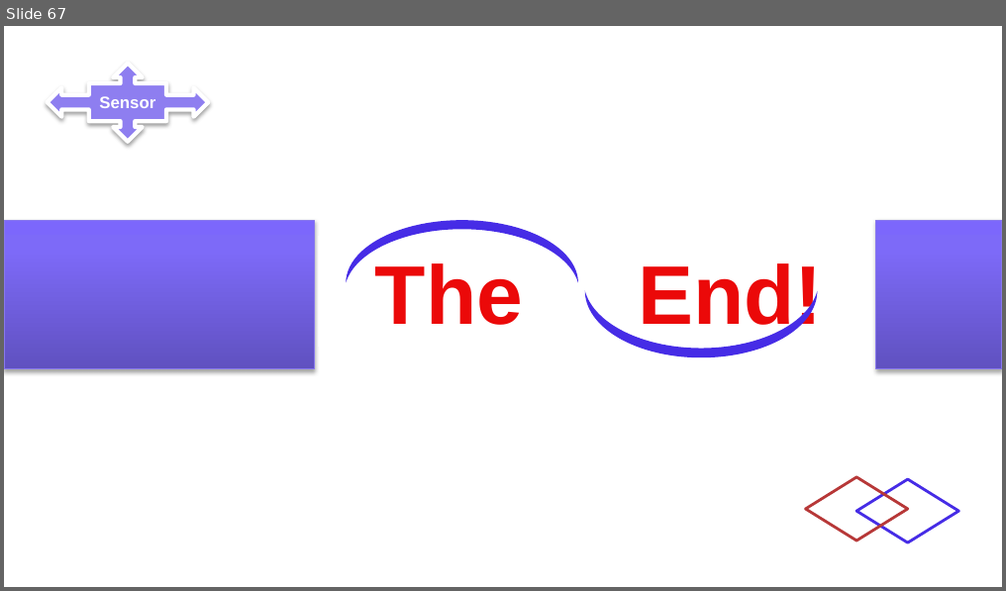
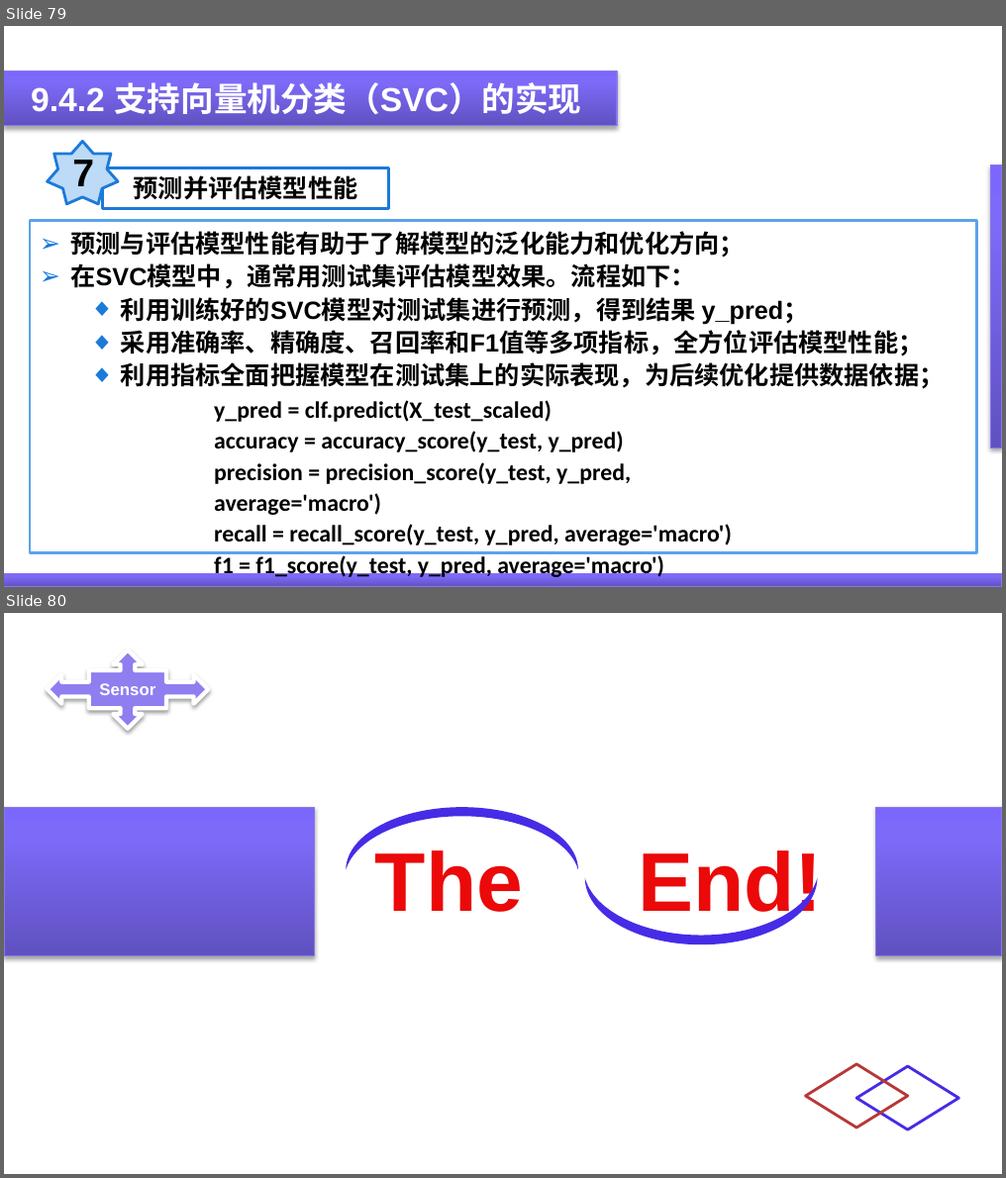
Before and after one commit to ygydq/zncgqjssg, a slide deck: PPT/第9章 支持向量机及其在智能传感器系统中的应用.pptx. Shown one above the other, each under a label of ours: slide 67 before the commit, slides 79 and 80 after it. The pictures are 1006x591 and 1006x1178 pixels, drawn with LibreOffice and Linux fonts; fonts in the diff are those of the drawing. Boxes give left, top, right and bottom in pixels: in the first picture for what was removed or moved away, otherwise in the second. Text is boxed around its words. In the diff, an @@ line names an element or a change of style, - is before the commit and + after.

```diff
--- a/PPT/第9章 支持向量机及其在智能传感器系统中的应用.pptx
+++ b/PPT/第9章 支持向量机及其在智能传感器系统中的应用.pptx
@@ slide 79 added at bbox=[4, 26, 1002, 587], background #FFFFFF @@
@@ rectangle added at bbox=[4, 71, 617, 126], fill gradient #6151C0 to #7E6AF9 to #7C67FD, outline #8978ED 0.75 pt @@
@@ text added at bbox=[31, 82, 581, 120], 24 pt, text #FFFFFF, bold @@
+9.4.2 支持向量机分类（SVC）的实现
@@ star added at bbox=[47, 141, 118, 203], fill #BDDAF7, outline #1B7ADA 2 pt, 28 pt, text #000000, bold @@
+7
@@ rectangle added at bbox=[102, 168, 388, 207], fill #FFFFFF, outline #1B7ADA 2 pt, 18 pt, text #000000, bold @@
+预测并评估模型性能
@@ rectangle added at bbox=[990, 166, 1002, 448], fill gradient #6151C0 to #7E6AF9 to #7C67FD, outline #8978ED 0.75 pt @@
@@ rectangle added at bbox=[30, 221, 977, 554], fill #FFFFFF, outline #5BA3EB 2 pt, 18 pt, text #000000, bold @@
+➢ 预测与评估模型性能有助于了解模型的泛化能力和优化方向；
+➢ 在SVC模型中，通常用测试集评估模型效果。流程如下：
+  ◆ 利用训练好的SVC模型对测试集进行预测，得到结果 y_pred；
+  ◆ 采用准确率、精确度、召回率和F1值等多项指标，全方位评估模型性能；
+  ◆ 利用指标全面把握模型在测试集上的实际表现，为后续优化提供数据依据；
@@ text added at bbox=[214, 400, 732, 580], 17 pt, text #000000, bold @@
+y_pred = clf.predict(X_test_scaled)
+accuracy = accuracy_score(y_test, y_pred)
+precision = precision_score(y_test, y_pred, average='macro')
+recall = recall_score(y_test, y_pred, average='macro')
+f1 = f1_score(y_test, y_pred, average='macro')
@@ rectangle added at bbox=[4, 573, 1002, 587], fill gradient #6151C0 to #7E6AF9 to #7C67FD, outline #8978ED 0.75 pt @@
@@ what was slide 67 is now slide 80 @@
```
Also in this commit, not shown: 7 slides changed, 26 other slides added, 14 slides removed, 1 other file.
